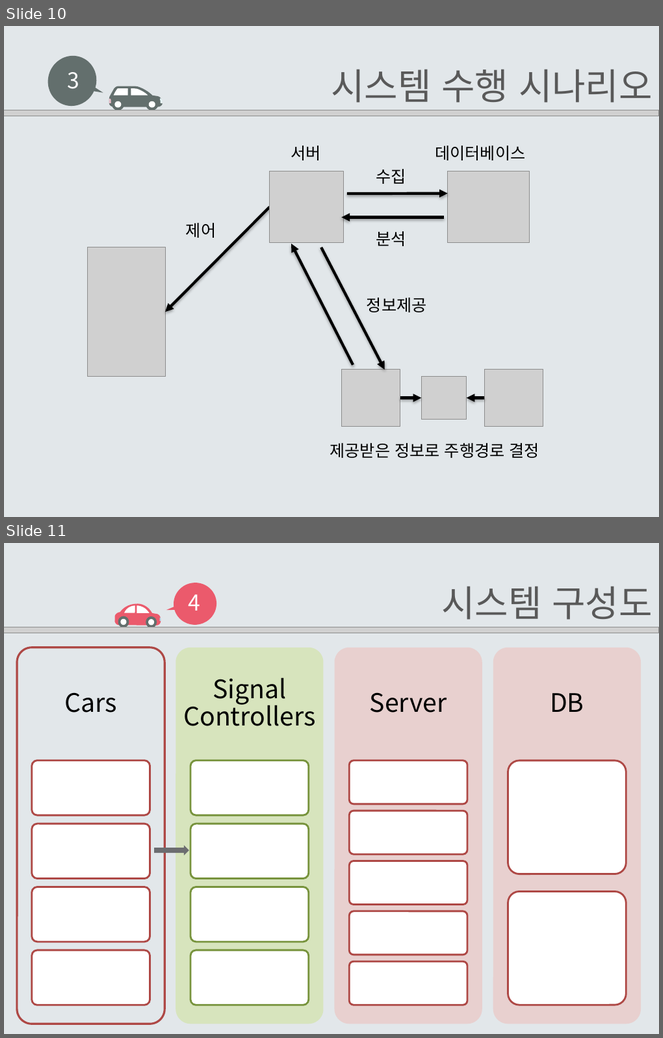
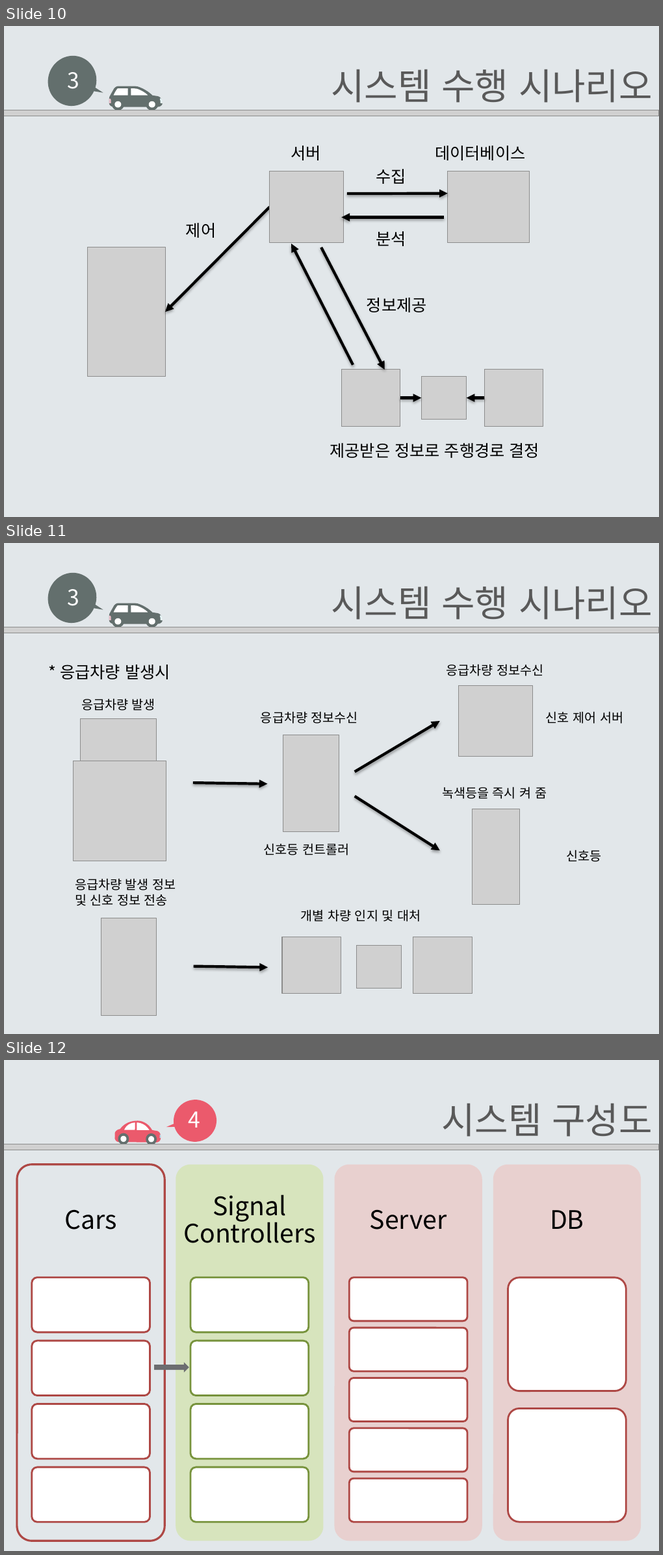
Before and after one commit to EomHeeSang/grad_proj, a slide deck: 발표자료/설계서2-14(엄희상,박주호,김태경).pptx. Shown one above the other, each under a label of ours: slides 10 and 11 before the commit, slides 10, 11 and 12 after it. The pictures are 663x1038 and 663x1555 pixels, drawn with LibreOffice and Linux fonts; fonts in the diff are those of the drawing; grey boxes stand for pictures. Boxes give left, top, right and bottom in pixels: in the first picture for what was removed or moved away, otherwise in the second. Text is boxed around its words. In the diff, an @@ line names an element or a change of style, - is before the commit and + after.

Commit message:
응급상황 시나리오+Car, Controller 슬라이드 추가

```diff
--- a/발표자료/설계서2-14(엄희상,박주호,김태경).pptx
+++ b/발표자료/설계서2-14(엄희상,박주호,김태경).pptx
@@ slide 11 added at (4,543,659,1034), background #E2E7EA @@
@@ group added at (4,566,659,633): 11 freeform shapes, 2 texts, 1 picture @@
+3
+시스템 수행 시나리오
@@ text added at (60,665,170,679), 18 pt, text #000000 @@
+* 응급차량 발생시
@@ text added at (447,664,544,676), 14 pt, text #000000 @@
+응급차량 정보수신
@@ text added at (81,698,155,711), 14 pt, text #000000 @@
+응급차량 발생
@@ picture added at (459,686,532,757) @@
@@ text added at (261,711,358,724), 14 pt, text #000000 @@
+응급차량 정보수신
@@ text added at (546,711,623,724), 14 pt, text #000000 @@
+신호 제어 서버
@@ picture added at (80,719,156,777) @@
@@ picture added at (283,735,339,832) @@
@@ arrow added from (354, 772) to (440, 721), #000000 3 pt @@
@@ picture added at (74,761,166,861) @@
@@ arrow added from (193, 783) to (267, 784), #000000 3 pt @@
@@ text added at (442,787,547,799), 14 pt, text #000000 @@
+녹색등을 즉시 켜 줌
@@ arrow added from (354, 797) to (440, 851), #000000 3 pt @@
@@ picture added at (473,809,520,905) @@
@@ text added at (264,843,349,856), 14 pt, text #000000 @@
+신호등 컨트롤러
@@ text added at (567,850,602,862), 14 pt, text #000000 @@
+신호등
@@ text added at (75,878,176,906), 14 pt, text #000000 @@
+응급차량 발생 정보 및 신호 정보 전송
@@ text added at (301,910,421,922), 14 pt, text #000000 @@
+개별 차량 인지 및 대처
@@ picture added at (101,919,157,1016) @@
@@ picture added at (282,938,341,994) @@
@@ picture added at (356,945,402,988) @@
@@ picture added at (414,938,473,994) @@
@@ arrow added from (193, 966) to (268, 967), #000000 3 pt @@
@@ what was slide 11 is now slide 12 @@
```
Also in this commit, not shown: 7 slides changed, 3 other slides added, 1 other file.
